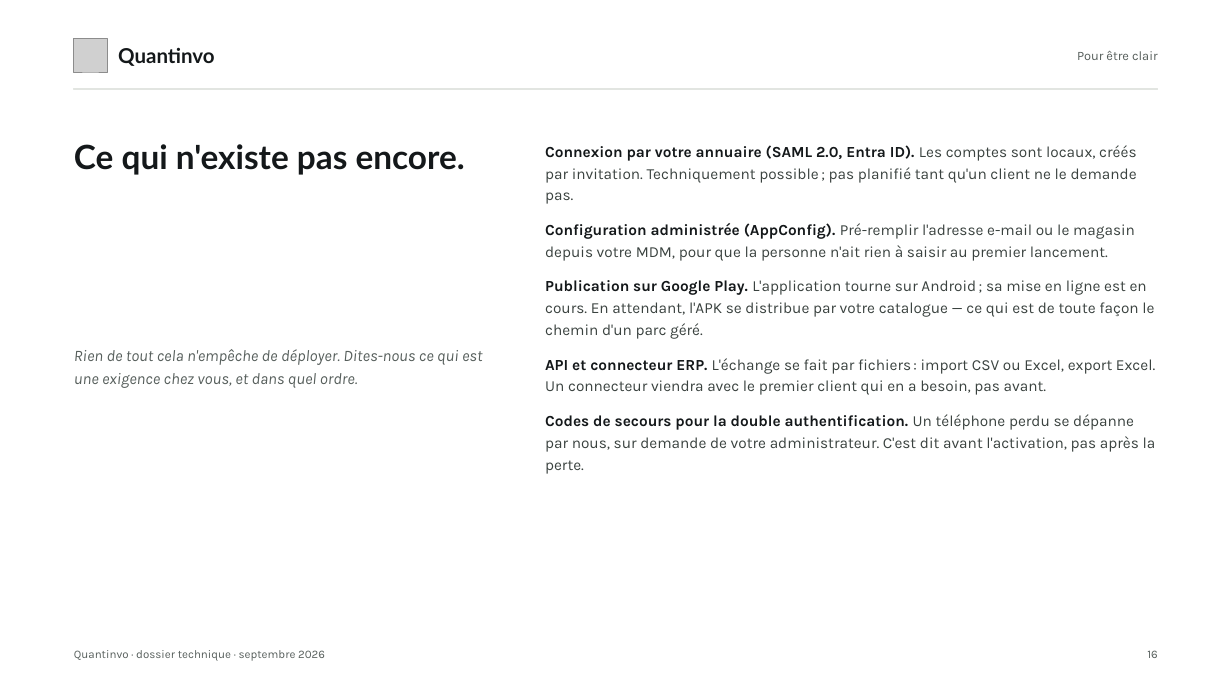
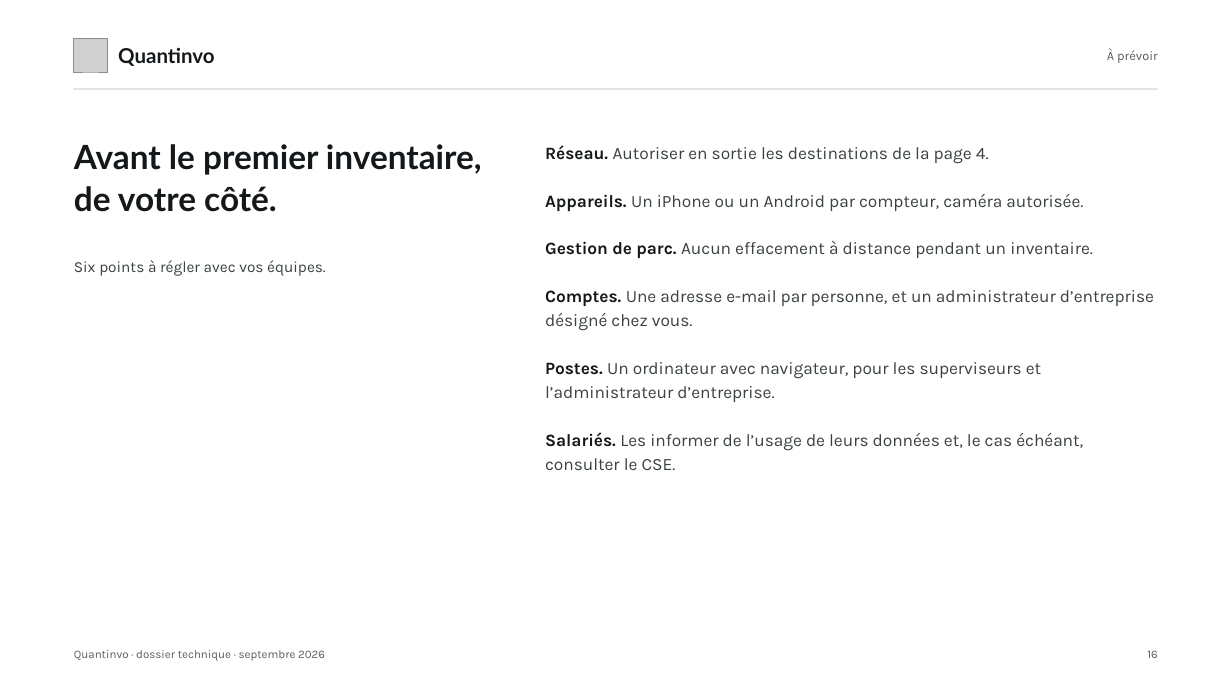
Before and after one commit to devkaylab/Inventaire, a slide deck: slide 16 of docs/entreprise/deck/Quantinvo-dossier-DSI-marque.pptx. Drawn at 1232x693 pixels with LibreOffice and Linux fonts; fonts in the diff are those of the drawing; grey boxes stand for pictures. Boxes give left, top, right and bottom in pixels: in the first picture for what was removed or moved away, otherwise in the second. Text is boxed around its words. In the diff, an @@ line names an element or a change of style, - is before the commit and + after.

```diff
--- a/docs/entreprise/deck/Quantinvo-dossier-DSI-marque.pptx
+++ b/docs/entreprise/deck/Quantinvo-dossier-DSI-marque.pptx
@@ text at (1107,48,1158,63): text changed @@
-Pour être clair
+À prévoir
@@ text at (74,144,482,212): text changed @@
-Ce qui n'existe pas encore.
+Avant le premier inventaire, de votre côté.
@@ text at (545,145,1154,470): text changed; size 12 to 13.5 pt @@
-Connexion par votre annuaire (SAML 2.0, Entra ID). Les comptes sont locaux, créés par invitation. Techniquement possible ; pas planifié tant qu'un client ne le demande pas.
-Configuration administrée (AppConfig). Pré-remplir l'adresse e-mail ou le magasin depuis votre MDM, pour que la personne n'ait rien à saisir au premier lancement.
-Publication sur Google Play. L'application tourne sur Android ; sa mise en ligne est en cours. En attendant, l'APK se distribue par votre catalogue — ce qui est de toute façon le chemin d'un parc géré.
-API et connecteur ERP. L'échange se fait par fichiers : import CSV ou Excel, export Excel. Un connecteur viendra avec le premier client qui en a besoin, pas avant.
-Codes de secours pour la double authentification. Un téléphone perdu se dépanne par nous, sur demande de votre administrateur. C'est dit avant l'activation, pas après la perte.
+Réseau. Autoriser en sortie les destinations de la page 4.
+Appareils. Un iPhone ou un Android par compteur, caméra autorisée.
+Gestion de parc. Aucun effacement à distance pendant un inventaire.
+Comptes. Une adresse e-mail par personne, et un administrateur d’entreprise désigné chez vous.
+Postes. Un ordinateur avec navigateur, pour les superviseurs et l’administrateur d’entreprise.
+Salariés. Les informer de l’usage de leurs données et, le cas échéant, consulter le CSE.
@@ text at (74,260,325,276): text changed; size 12.5 to 12 pt; text colour #575F5C to #3A423F; italic off @@
-Rien de tout cela n'empêche de déployer. Dites-nous ce qui est une exigence chez vous, et dans quel ordre.
+Six points à régler avec vos équipes.
```
Also in this commit, not shown: 5 other slides changed, 11 slides added, 11 slides removed, 26 other files.
